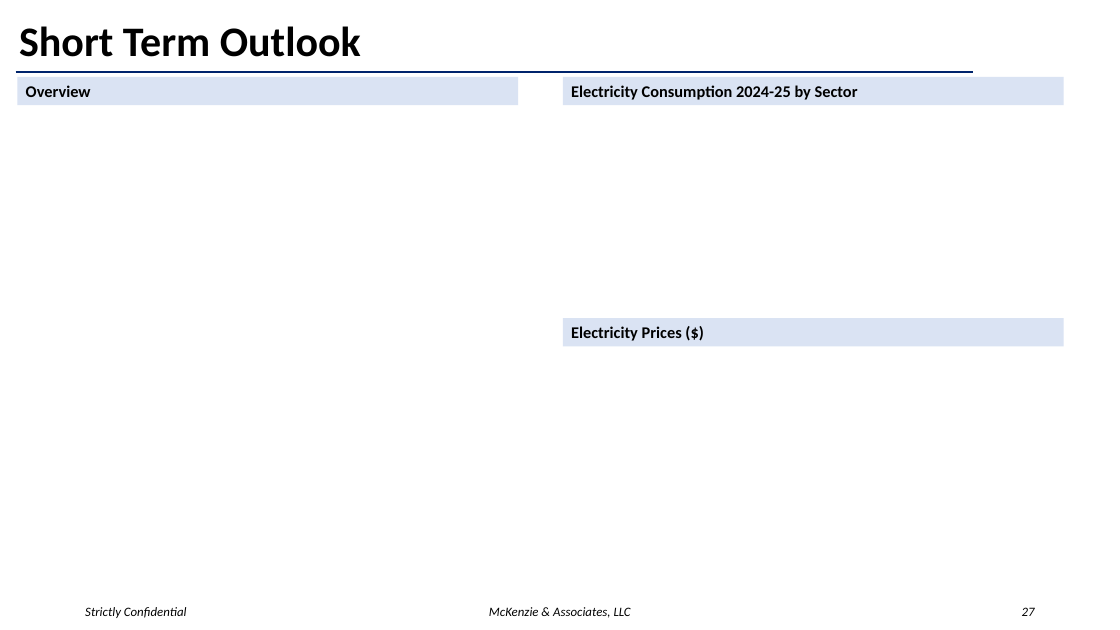
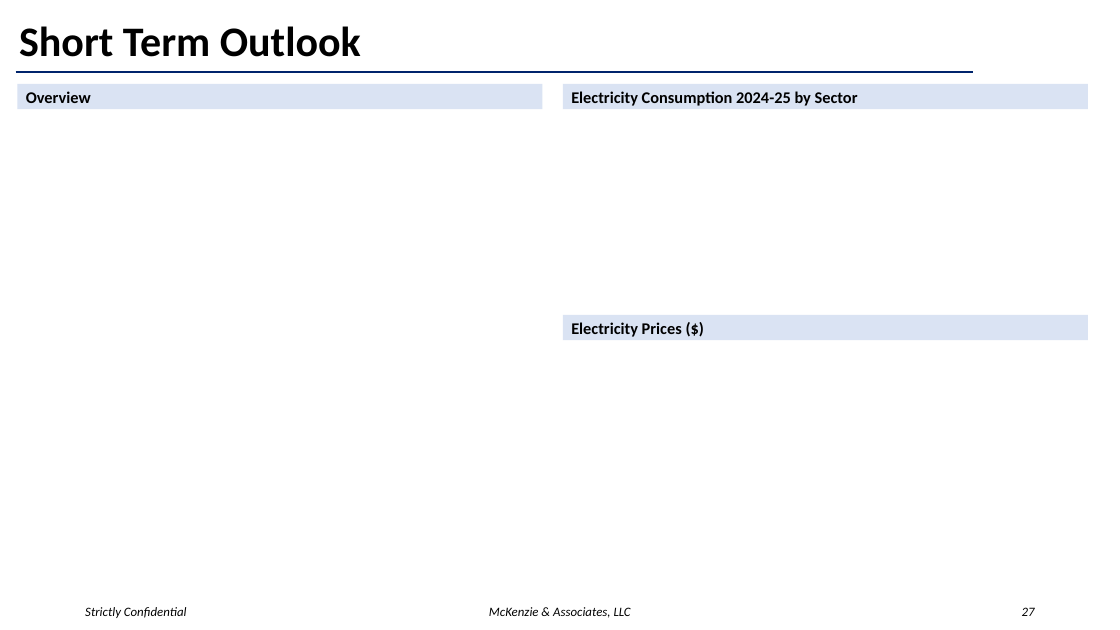
Before and after one commit to McKenzieaa/mck_cfo, a slide deck: slide 27 of streamlit_dashboard/data/energy_template.pptx. Drawn at 1120x630 pixels with LibreOffice and Linux fonts; fonts in the diff are those of the drawing. Boxes give left, top, right and bottom in pixels: in the first picture for what was removed or moved away, otherwise in the second. Text is boxed around its words. In the diff, an @@ line names an element or a change of style, - is before the commit and + after.

```diff
--- a/streamlit_dashboard/data/energy_template.pptx
+++ b/streamlit_dashboard/data/energy_template.pptx
@@ rectangle "Overview": place and size @@
-rectangle "Overview" at box(18, 77, 518, 106)
+rectangle "Overview" at box(18, 84, 543, 109)
@@ rectangle "Electricity Consumption 2024-25 by Sector": place and size @@
-rectangle "Electricity Consumption 2024-25 by Sector" at box(563, 77, 1064, 106)
+rectangle "Electricity Consumption 2024-25 by Sector" at box(563, 84, 1088, 109)
@@ rectangle "Electricity Prices ($)": place and size @@
-rectangle "Electricity Prices ($)" at box(563, 318, 1064, 347)
+rectangle "Electricity Prices ($)" at box(563, 315, 1088, 340)
```
Also in this commit, not shown: 15 other slides changed.
